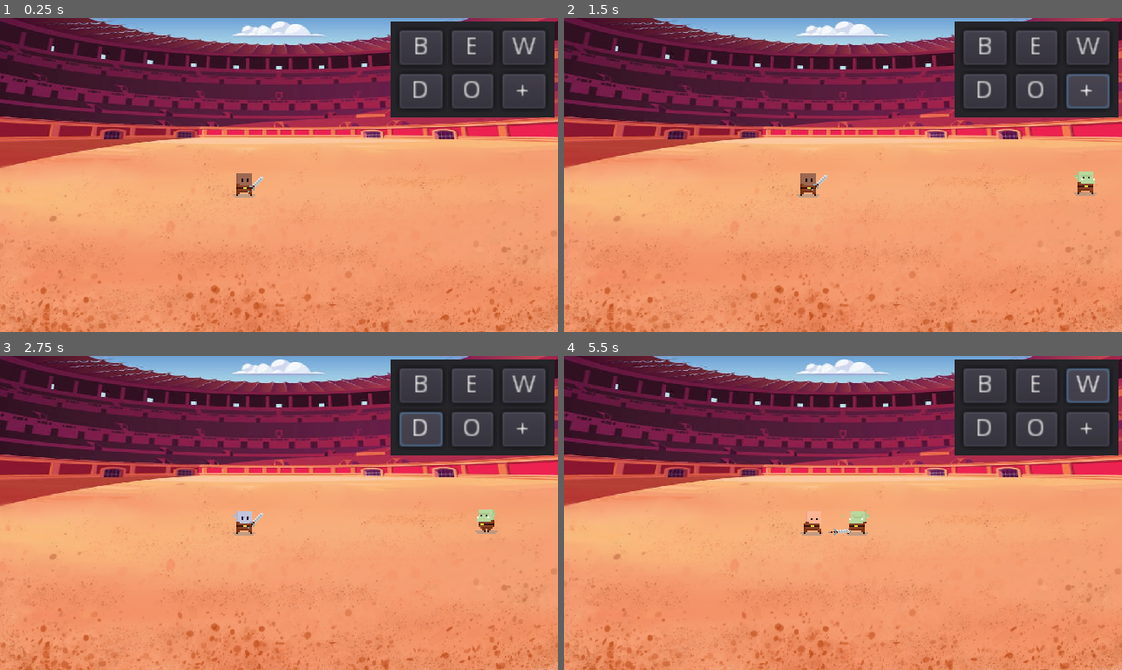
Above: before the commit, frames 1-4 (two rows, left to right).
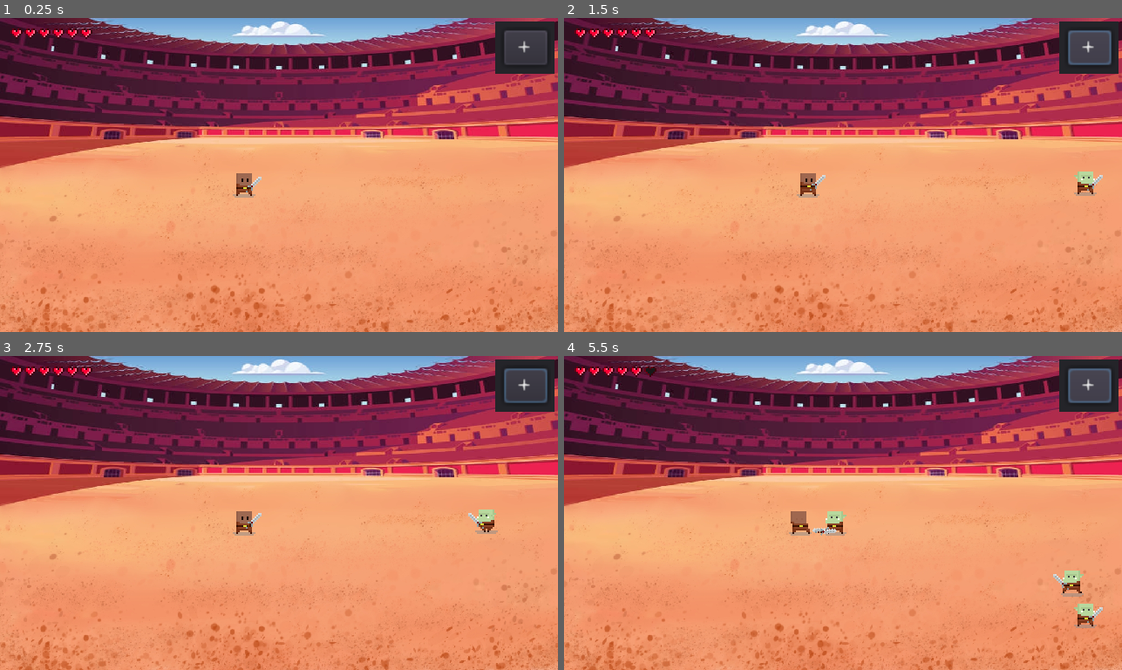
Above: after the commit, the same moments.

Repository: woliveira82/godot-arena
Game: Godot game, scene res://src/game/levels/Arena.tscn
The game is run twice, just before and just after one commit, with the same random seed, the same clock (stepped at 60 frames per second) and the same inputs.
Inputs (mouse positions are in pixels of both pictures, inside the frame that each line leads up to):
- Up to frame 1 (0.25 s): no input
- Up to frame 2 (1.5 s): click (982, 46) at 0.5 s, where only the run before the commit has a clickable "B"; click "+" at 1.25 s
- Up to frame 3 (2.75 s): click (418, 428) at 2 s, where only the run before the commit has a clickable "D"
- Up to frame 4 (5.5 s): click (1038, 384) at 2.75 s, where only the run before the commit has a clickable "E"; click (1038, 428) at 3.5 s, where only the run before the commit has a clickable "O"; click (1088, 384) at 4.25 s, where only the run before the commit has a clickable "W"; hold Right (ui_right) from 5.03 s (still down); tap Space (attack) at 5.1 s

The runs differ from the first frame. In frame 1, 7.6% of the frame differs, in the area x 1-100%, y 1-56%; in frame 2, 7.8%; in frame 3, 7.8%; in frame 4, 9.0%, in the area x 1-100%, y 1-87%.

Commit message:
feat: add player life and dying animation

Diff:
--- a/src/game/characters/Enemy.gd
+++ b/src/game/characters/Enemy.gd
@@ -12,7 +12,10 @@
 }
 
 onready var animated_sprite = $AnimatedSprite
+onready var weapon = $Position2D/Sword
+onready var weapon_position = $Position2D
 onready var timer_idle = $TimerIdle
+
 
 var rng = RandomNumberGenerator.new()
 var state = IDLE
@@ -54,28 +57,34 @@
 	var face_left = state != DAMAGE
 	if x_velocity < 0:
 		animated_sprite.flip_h = face_left
+		weapon_position.scale.x = -1
 
 	elif x_velocity > 0:
 		animated_sprite.flip_h = !face_left
+		weapon_position.scale.x = 1
 
 
 func _idle(delta):
 	animated_sprite.play("Idle 1")
+	weapon.idle()
 	velocity = velocity.move_toward(Vector2.ZERO, FRICTION * delta)
 
 
 func _attack(delta):
 	animated_sprite.play("Attack")
+	weapon.attack()
 	velocity = velocity.move_toward(Vector2.ZERO, FRICTION * delta)
 
 
 func _damage(delta):
 	animated_sprite.play("Damage")
+	weapon.run()
 	velocity = velocity.move_toward(Vector2.ZERO, FRICTION * delta)
 
 
 func _move_toward(target_enemy, delta):
 	animated_sprite.play("Run")
+	weapon.run()
 	var direction = global_position.direction_to(target_enemy.global_position)
 	velocity = velocity.move_toward(direction * MAX_SPEED, ACCELERATION * delta)
 
--- a/src/game/characters/Enemy.tscn
+++ b/src/game/characters/Enemy.tscn
@@ -1,8 +1,9 @@
-[gd_scene load_steps=6 format=2]
+[gd_scene load_steps=7 format=2]
 
 [ext_resource path="res://src/game/characters/resources/Orc.tres" type="SpriteFrames" id=1]
 [ext_resource path="res://src/game/characters/Enemy.gd" type="Script" id=2]
 [ext_resource path="res://src/game/utils/Hurtbox.tscn" type="PackedScene" id=3]
+[ext_resource path="res://src/game/characters/Sword.tscn" type="PackedScene" id=4]
 
 [sub_resource type="CapsuleShape2D" id=1]
 radius = 1.99999
@@ -34,7 +35,17 @@
 
 [node name="TimerIdle" type="Timer" parent="."]
 
+[node name="Position2D" type="Position2D" parent="."]
+
+[node name="Sword" parent="Position2D" instance=ExtResource( 4 )]
+position = Vector2( 0, -3 )
+
+[node name="Hitbox" parent="Position2D/Sword" index="1"]
+collision_mask = 4
+
 [connection signal="hit" from="Hurtbox" to="." method="_on_Hurtbox_hit"]
 [connection signal="timeout" from="TimerIdle" to="." method="_on_TimerIdle_timeout"]
 
 [editable path="Hurtbox"]
+[editable path="Position2D/Sword"]
+[editable path="Position2D/Sword/Hitbox"]
--- a/src/game/characters/Player.gd
+++ b/src/game/characters/Player.gd
@@ -9,14 +9,19 @@
 	MOVE,
 	ATTACK,
 	DAMAGE,
-	DYING
+	DYING,
+	DEAD
 }
+
+signal health_update(value)
+signal player_dead
+# signal max_health_update(value)
 
 onready var animated_sprite = $AnimatedSprite
 onready var timer_input = $TimerInput
 onready var weapon = $Position2D/Sword
 onready var weapon_position = $Position2D
-
+onready var stats = $Stats
 
 var state = MOVE
 var rng = RandomNumberGenerator.new()
@@ -46,6 +51,7 @@
 		ATTACK: _attack(delta)
 		DAMAGE: _damage(delta)
 		DYING: _dying(delta)
+		DEAD: _dead()
 
 	velocity = move_and_slide(velocity)
 
@@ -90,13 +96,21 @@
 
 
 func _damage(delta):
+	stats.harm(1)
+	emit_signal("health_update", stats.health)
 	animated_sprite.play("Damage")
 	velocity = velocity.move_toward(Vector2.ZERO, FRICTION * delta)
 
 
 func _dying(delta):
-	animated_sprite.play("Damage")
+	animated_sprite.play("Dying")
 	velocity = velocity.move_toward(Vector2.ZERO, FRICTION * delta)
+
+
+func _dead():
+	animated_sprite.play("Dead")
+	velocity = Vector2.ZERO
+	allow_input = false
 
 
 func update_frames(resource):
@@ -117,7 +131,23 @@
 	_disable_input(0.5, DAMAGE)
 	var push_force = 150 if area.global_position.x < position.x else -150
 	velocity.x += push_force
+	stats.harm(1)
+	emit_signal("health_update", stats.health)
 
 
 func _on_TimerInput_timeout():
 	allow_input = true
+
+
+func _on_Stats_no_health():
+	state = DYING
+	_disable_input(1.0, DEAD)
+	emit_signal("player_dead")
+
+
+func _on_Hurtbox_area_entered(area):
+	_disable_input(0.5, DAMAGE)
+	var push_force = 150 if area.global_position.x < position.x else -150
+	velocity.x += push_force
+	stats.harm(1)
+	emit_signal("health_update", stats.health)
--- a/src/game/characters/Player.tscn
+++ b/src/game/characters/Player.tscn
@@ -1,9 +1,10 @@
-[gd_scene load_steps=7 format=2]
+[gd_scene load_steps=8 format=2]
 
 [ext_resource path="res://src/game/characters/Player.gd" type="Script" id=1]
 [ext_resource path="res://src/game/characters/resources/Black.tres" type="SpriteFrames" id=2]
 [ext_resource path="res://src/game/utils/Hurtbox.tscn" type="PackedScene" id=3]
 [ext_resource path="res://src/game/characters/Sword.tscn" type="PackedScene" id=4]
+[ext_resource path="res://src/game/characters/Stats.tscn" type="PackedScene" id=5]
 
 [sub_resource type="CapsuleShape2D" id=15]
 radius = 1.99999
@@ -18,11 +19,12 @@
 collision_mask = 17
 script = ExtResource( 1 )
 
+[node name="Stats" parent="." instance=ExtResource( 5 )]
+
 [node name="AnimatedSprite" type="AnimatedSprite" parent="."]
 position = Vector2( -0.5, -8 )
 frames = ExtResource( 2 )
 animation = "Idle 1"
-frame = 2
 playing = true
 
 [node name="CollisionShape2D" type="CollisionShape2D" parent="."]
@@ -44,9 +46,10 @@
 [node name="Position2D" type="Position2D" parent="."]
 
 [node name="Sword" parent="Position2D" instance=ExtResource( 4 )]
-position = Vector2( 1, -3 )
+position = Vector2( 0, -3 )
 
-[connection signal="hit" from="Hurtbox" to="." method="_on_Hurtbox_hit"]
+[connection signal="no_health" from="Stats" to="." method="_on_Stats_no_health"]
+[connection signal="area_entered" from="Hurtbox" to="." method="_on_Hurtbox_area_entered"]
 [connection signal="timeout" from="TimerInput" to="." method="_on_TimerInput_timeout"]
 
 [editable path="Hurtbox"]
--- /dev/null
+++ b/src/game/characters/Stats.gd
@@ -0,0 +1,31 @@
+extends Node
+
+signal no_health
+
+export var max_health: int = 6
+export var speed: int = 1
+export var vigor: int = 1
+export var invencible: bool = false
+
+onready var health: int = max_health
+onready var timer = $Timer
+
+
+func harm(value: int):
+	if not invencible:
+		health -= abs(value)
+		invencible = true
+		if health <= 0:
+			health = 0
+			emit_signal("no_health")
+			return
+
+		timer.start(1.0)
+
+
+func heal(value):
+	health = min(health + abs(value), max_health)
+
+
+func _on_Timer_timeout():
+	invencible = false
--- /dev/null
+++ b/src/game/characters/Stats.tscn
@@ -0,0 +1,10 @@
+[gd_scene load_steps=2 format=2]
+
+[ext_resource path="res://src/game/characters/Stats.gd" type="Script" id=1]
+
+[node name="Stats" type="Node"]
+script = ExtResource( 1 )
+
+[node name="Timer" type="Timer" parent="."]
+
+[connection signal="timeout" from="Timer" to="." method="_on_Timer_timeout"]
--- a/src/game/characters/resources/Black.tres
+++ b/src/game/characters/resources/Black.tres
@@ -25,6 +25,30 @@
 [sub_resource type="AtlasTexture" id=26]
 atlas = ExtResource( 1 )
 region = Rect2( 0, 0, 16, 16 )
+
+[sub_resource type="AtlasTexture" id=27]
+atlas = ExtResource( 1 )
+region = Rect2( 96, 32, 16, 16 )
+
+[sub_resource type="AtlasTexture" id=28]
+atlas = ExtResource( 1 )
+region = Rect2( 32, 32, 16, 16 )
+
+[sub_resource type="AtlasTexture" id=29]
+atlas = ExtResource( 1 )
+region = Rect2( 48, 32, 16, 16 )
+
+[sub_resource type="AtlasTexture" id=30]
+atlas = ExtResource( 1 )
+region = Rect2( 64, 32, 16, 16 )
+
+[sub_resource type="AtlasTexture" id=31]
+atlas = ExtResource( 1 )
+region = Rect2( 80, 32, 16, 16 )
+
+[sub_resource type="AtlasTexture" id=32]
+atlas = ExtResource( 1 )
+region = Rect2( 96, 32, 16, 16 )
 
 [sub_resource type="AtlasTexture" id=4]
 atlas = ExtResource( 1 )
@@ -118,6 +142,16 @@
 "name": "Damage",
 "speed": 6.0
 }, {
+"frames": [ SubResource( 27 ) ],
+"loop": true,
+"name": "Dead",
+"speed": 5.0
+}, {
+"frames": [ SubResource( 28 ), SubResource( 29 ), SubResource( 30 ), SubResource( 31 ), SubResource( 32 ) ],
+"loop": true,
+"name": "Dying",
+"speed": 5.0
+}, {
 "frames": [ SubResource( 4 ), SubResource( 5 ), SubResource( 4 ) ],
 "loop": true,
 "name": "Idle 1",
--- a/src/game/levels/Arena.gd
+++ b/src/game/levels/Arena.gd
@@ -10,31 +10,14 @@
 
 onready var player = $YSort/Player
 onready var field = $YSort
+onready var hearts = $Hearts
 
 
 func _ready():
 	randomize()
 	rng.randomize()
-
-
-func _on_ButtonBlack_button_down():
-	player.update_frames(black_sprites)
-
-
-func _on_ButtonDark_button_down():
-	player.update_frames(dark_sprites)
-
-
-func _on_ButtonElf_button_down():
-	player.update_frames(elf_sprites)
-
-
-func _on_ButtonOrc_button_down():
-	player.update_frames(orc_sprites)
-
-
-func _on_ButtonWhite_button_down():
-	player.update_frames(white_sprites)
+	hearts.max_hearts = player.stats.max_health
+	hearts.hearts = player.stats.health
 
 
 func _on_ButtonEnemy_button_down():
@@ -42,3 +25,12 @@
 	enemy.global_position = Vector2(300, rng.randi_range(80, 170))
 	field.add_child(enemy)
 	enemy.set_enemy(get_node("YSort/Player"))
+
+
+func _on_Player_health_update(value):
+	hearts.set_hearts(value)
+
+
+func _on_Player_player_dead():
+	hearts.set_hearts(0)
+	Engine.time_scale = 0.1
--- a/src/game/levels/Arena.tscn
+++ b/src/game/levels/Arena.tscn
@@ -1,8 +1,9 @@
-[gd_scene load_steps=7 format=2]
+[gd_scene load_steps=8 format=2]
 
 [ext_resource path="res://assets/images/background-arena.jpg" type="Texture" id=1]
 [ext_resource path="res://src/game/characters/Player.tscn" type="PackedScene" id=2]
 [ext_resource path="res://src/game/levels/Arena.gd" type="Script" id=3]
+[ext_resource path="res://src/game/ui/Hearts.tscn" type="PackedScene" id=4]
 
 [sub_resource type="RectangleShape2D" id=1]
 extents = Vector2( 170, 39.5 )
@@ -21,6 +22,12 @@
 texture = ExtResource( 1 )
 centered = false
 
+[node name="Hearts" parent="." instance=ExtResource( 4 )]
+margin_left = 6.0
+margin_top = 6.0
+margin_right = 6.0
+margin_bottom = 6.0
+
 [node name="Bleachers" type="StaticBody2D" parent="."]
 collision_mask = 0
 
@@ -35,58 +42,19 @@
 
 [node name="TestPanel" type="Panel" parent="."]
 anchor_right = 1.0
-margin_left = 224.0
+margin_left = 284.0
 margin_top = 2.0
 margin_right = -2.0
-margin_bottom = 57.0
+margin_bottom = 32.0
 theme = SubResource( 2 )
 
-[node name="ButtonBlack" type="Button" parent="TestPanel"]
+[node name="ButtonEnemy" type="Button" parent="TestPanel"]
 margin_left = 5.0
 margin_top = 5.0
 margin_right = 30.0
 margin_bottom = 25.0
 theme = SubResource( 3 )
-text = "B"
-
-[node name="ButtonDark" type="Button" parent="TestPanel"]
-margin_left = 5.0
-margin_top = 30.0
-margin_right = 30.0
-margin_bottom = 50.0
-theme = SubResource( 3 )
-text = "D"
-
-[node name="ButtonElf" type="Button" parent="TestPanel"]
-margin_left = 35.0
-margin_top = 5.0
-margin_right = 59.0
-margin_bottom = 25.0
-theme = SubResource( 3 )
-text = "E"
-
-[node name="ButtonOrc" type="Button" parent="TestPanel"]
-margin_left = 35.0
-margin_top = 30.0
-margin_right = 59.0
-margin_bottom = 50.0
-theme = SubResource( 3 )
-text = "O"
-
-[node name="ButtonWhite" type="Button" parent="TestPanel"]
-margin_left = 64.0
-margin_top = 5.0
-margin_right = 89.0
-margin_bottom = 25.0
-theme = SubResource( 3 )
-text = "W"
-
-[node name="ButtonEnemy" type="Button" parent="TestPanel"]
-margin_left = 64.0
-margin_top = 30.0
-margin_right = 89.0
-margin_bottom = 50.0
-theme = SubResource( 3 )
+shortcut_in_tooltip = false
 text = "+"
 
 [node name="YSort" type="YSort" parent="."]
@@ -95,9 +63,6 @@
 position = Vector2( 141, 103 )
 alt_animation = true
 
-[connection signal="button_down" from="TestPanel/ButtonBlack" to="." method="_on_ButtonBlack_button_down"]
-[connection signal="button_down" from="TestPanel/ButtonDark" to="." method="_on_ButtonDark_button_down"]
-[connection signal="button_down" from="TestPanel/ButtonElf" to="." method="_on_ButtonElf_button_down"]
-[connection signal="button_down" from="TestPanel/ButtonOrc" to="." method="_on_ButtonOrc_button_down"]
-[connection signal="button_down" from="TestPanel/ButtonWhite" to="." method="_on_ButtonWhite_button_down"]
 [connection signal="button_down" from="TestPanel/ButtonEnemy" to="." method="_on_ButtonEnemy_button_down"]
+[connection signal="health_update" from="YSort/Player" to="." method="_on_Player_health_update"]
+[connection signal="player_dead" from="YSort/Player" to="." method="_on_Player_player_dead"]
--- /dev/null
+++ b/src/game/ui/Hearts.gd
@@ -0,0 +1,23 @@
+extends Control
+
+
+onready var empty_hearts = $EmptyHeart
+onready var full_hearts = $FullHeart
+
+
+var hearts setget set_hearts
+var max_hearts setget set_max_hearts
+
+
+func set_hearts(value: int):
+	print('hearts before: ', hearts)
+	hearts = clamp(value, 0, max_hearts)
+	print('hearts after: ', hearts)
+	full_hearts.rect_size.x = hearts * 8
+	print(full_hearts.rect_size.x)
+
+
+func set_max_hearts(value: int):
+	max_hearts = max(value, 1)
+	hearts = max_hearts
+	empty_hearts.rect_size.x = max_hearts * 8
--- /dev/null
+++ b/src/game/ui/Hearts.tscn
@@ -0,0 +1,23 @@
+[gd_scene load_steps=4 format=2]
+
+[ext_resource path="res://assets/images/EmptyHearts.png" type="Texture" id=1]
+[ext_resource path="res://assets/images/FullHearts.png" type="Texture" id=2]
+[ext_resource path="res://src/game/ui/Hearts.gd" type="Script" id=3]
+
+[node name="Hearts" type="Control"]
+anchor_right = 1.0
+margin_bottom = 8.0
+script = ExtResource( 3 )
+
+[node name="EmptyHeart" type="TextureRect" parent="."]
+margin_right = 40.0
+margin_bottom = 6.0
+texture = ExtResource( 1 )
+stretch_mode = 2
+
+[node name="FullHeart" type="TextureRect" parent="."]
+margin_right = 39.0
+margin_bottom = 6.0
+texture = ExtResource( 2 )
+expand = true
+stretch_mode = 2
--- a/src/game/utils/Hurtbox.gd
+++ /dev/null
@@ -1,19 +0,0 @@
-extends Area2D
-
-onready var timer = $Timer
-onready var collision_shape = $CollisionShape2D
-
-signal hit(area)
-
-var invencible = false
-
-
-func _on_Timer_timeout():
-	invencible = false
-
-
-func _on_Hurtbox_area_entered(area):
-	if not invencible:
-		invencible = true
-		emit_signal('hit', area)
-		timer.start(0.7)
--- a/src/game/utils/Hurtbox.tscn
+++ b/src/game/utils/Hurtbox.tscn
@@ -1,16 +1,7 @@
-[gd_scene load_steps=2 format=2]
-
-[ext_resource path="res://src/game/utils/Hurtbox.gd" type="Script" id=1]
+[gd_scene format=2]
 
 [node name="Hurtbox" type="Area2D"]
 collision_layer = 0
 collision_mask = 0
-script = ExtResource( 1 )
 
 [node name="CollisionShape2D" type="CollisionShape2D" parent="."]
-
-[node name="Timer" type="Timer" parent="."]
-one_shot = true
-
-[connection signal="area_entered" from="." to="." method="_on_Hurtbox_area_entered"]
-[connection signal="timeout" from="Timer" to="." method="_on_Timer_timeout"]
--- /dev/null
+++ b/src/game/utils/Weapon.gd
@@ -0,0 +1,16 @@
+extends Node2D
+
+
+onready var animation = $AnimationPlayer
+
+
+func attack():
+	animation.play("Attack")
+
+
+func idle():
+	animation.play("Idle")
+
+
+func run():
+	animation.play("Run")
--- /dev/null
+++ b/src/game/utils/Weapon.tscn
@@ -0,0 +1,139 @@
+[gd_scene load_steps=8 format=2]
+
+[ext_resource path="res://assets/images/Weapons.png" type="Texture" id=1]
+[ext_resource path="res://src/game/utils/Weapon.gd" type="Script" id=2]
+[ext_resource path="res://src/game/utils/Hitbox.tscn" type="PackedScene" id=3]
+
+[sub_resource type="Animation" id=1]
+resource_name = "Attack"
+length = 0.6
+tracks/0/type = "value"
+tracks/0/path = NodePath(".:rotation_degrees")
+tracks/0/interp = 2
+tracks/0/loop_wrap = true
+tracks/0/imported = false
+tracks/0/enabled = true
+tracks/0/keys = {
+"times": PoolRealArray( 0, 0.2, 0.3, 0.6 ),
+"transitions": PoolRealArray( 1, 1, 1, 1 ),
+"update": 0,
+"values": [ 0.0, -45.0, 45.0, 0.0 ]
+}
+tracks/1/type = "value"
+tracks/1/path = NodePath(".:offset")
+tracks/1/interp = 2
+tracks/1/loop_wrap = true
+tracks/1/imported = false
+tracks/1/enabled = true
+tracks/1/keys = {
+"times": PoolRealArray( 0, 0.2, 0.3, 0.6 ),
+"transitions": PoolRealArray( 1, 1, 1, 1 ),
+"update": 0,
+"values": [ Vector2( 6, -6 ), Vector2( 12, -9 ), Vector2( 14, -11 ), Vector2( 6, -6 ) ]
+}
+tracks/2/type = "value"
+tracks/2/path = NodePath("Hitbox/CollisionShape2D:disabled")
+tracks/2/interp = 2
+tracks/2/loop_wrap = true
+tracks/2/imported = false
+tracks/2/enabled = true
+tracks/2/keys = {
+"times": PoolRealArray( 0, 0.25, 0.4 ),
+"transitions": PoolRealArray( 1, 1, 1 ),
+"update": 1,
+"values": [ true, false, true ]
+}
+
+[sub_resource type="Animation" id=2]
+resource_name = "Idle"
+length = 3.0
+loop = true
+tracks/0/type = "value"
+tracks/0/path = NodePath(".:offset")
+tracks/0/interp = 0
+tracks/0/loop_wrap = true
+tracks/0/imported = false
+tracks/0/enabled = true
+tracks/0/keys = {
+"times": PoolRealArray( 0, 1.5 ),
+"transitions": PoolRealArray( 1, 1 ),
+"update": 0,
+"values": [ Vector2( 6, -6 ), Vector2( 6, -7 ) ]
+}
+
+[sub_resource type="Animation" id=3]
+length = 0.001
+tracks/0/type = "value"
+tracks/0/path = NodePath(".:rotation_degrees")
+tracks/0/interp = 1
+tracks/0/loop_wrap = true
+tracks/0/imported = false
+tracks/0/enabled = true
+tracks/0/keys = {
+"times": PoolRealArray( 0 ),
+"transitions": PoolRealArray( 1 ),
+"update": 0,
+"values": [ 0.0 ]
+}
+tracks/1/type = "value"
+tracks/1/path = NodePath(".:offset")
+tracks/1/interp = 1
+tracks/1/loop_wrap = true
+tracks/1/imported = false
+tracks/1/enabled = true
+tracks/1/keys = {
+"times": PoolRealArray( 0 ),
+"transitions": PoolRealArray( 1 ),
+"update": 0,
+"values": [ Vector2( 6, -6 ) ]
+}
+tracks/2/type = "value"
+tracks/2/path = NodePath("Hitbox/CollisionShape2D:disabled")
+tracks/2/interp = 1
+tracks/2/loop_wrap = true
+tracks/2/imported = false
+tracks/2/enabled = true
+tracks/2/keys = {
+"times": PoolRealArray( 0 ),
+"transitions": PoolRealArray( 1 ),
+"update": 0,
+"values": [ true ]
+}
+
+[sub_resource type="Animation" id=4]
+resource_name = "Run"
+length = 0.6
+loop = true
+tracks/0/type = "value"
+tracks/0/path = NodePath(".:offset")
+tracks/0/interp = 1
+tracks/0/loop_wrap = true
+tracks/0/imported = false
+tracks/0/enabled = true
+tracks/0/keys = {
+"times": PoolRealArray( 0, 0.1, 0.2, 0.3 ),
+"transitions": PoolRealArray( 1, 1, 1, 1 ),
+"update": 0,
+"values": [ Vector2( 6, -6 ), Vector2( 7, -7 ), Vector2( 8, -7 ), Vector2( 9, -6 ) ]
+}
+
+[node name="Weapon" type="Node2D"]
+script = ExtResource( 2 )
+
+[node name="Sprite" type="Sprite" parent="."]
+texture = ExtResource( 1 )
+region_enabled = true
+region_rect = Rect2( 0, 0, 12, 12 )
+
+[node name="AnimationPlayer" type="AnimationPlayer" parent="."]
+anims/Attack = SubResource( 1 )
+anims/Idle = SubResource( 2 )
+anims/RESET = SubResource( 3 )
+anims/Run = SubResource( 4 )
+
+[node name="Hitbox" parent="." instance=ExtResource( 3 )]
+
+[node name="CollisionShape2D" parent="Hitbox" index="0"]
+disabled = true
+
+[editable path="Hitbox"]
Not shown: 1 places in src/game/characters/resources/Black.tres that only renumber resources
